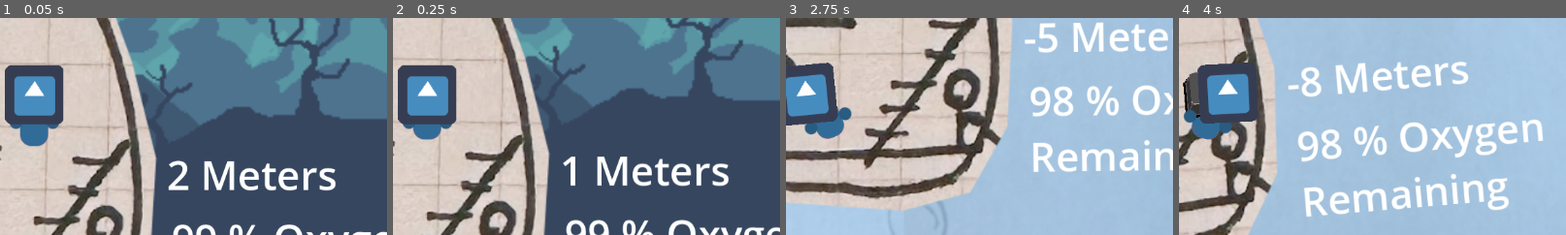
Above: before the commit, frames 1-4 (left to right).
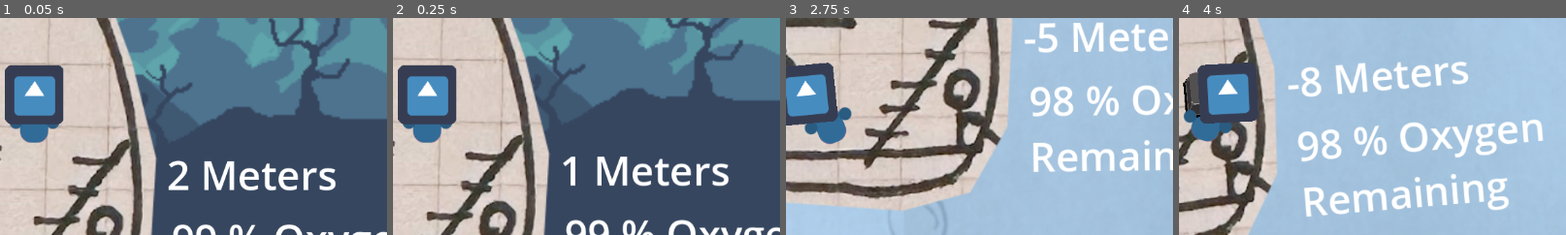
Above: after the commit, the same moments.

Repository: calzila/GGJ_2025
Game: Godot game, scene res://Overworld.tscn
Two runs of this game, one before a commit and one after it. Both use one fixed random seed, a clock stepped at 60 frames per second and the inputs below. The engine's default icon, where the game draws it, is replaced by a stand-in: a white triangle on a blue panel in a dark square.
Inputs:
- Up to frame 1 (0.05 s): no input
- Up to frame 2 (0.25 s): no input
- Up to frame 3 (2.75 s): tap Enter (ui_accept) at 0.5, 0.77, 1.52 s; hold D (move_right) 0.53-2.03 s; tap E (Grab) at 0.6, 1.35, 2.1 s; hold A (move_left) from 2.03 s (still down)
- Up to frame 4 (4 s): release A (move_left) at 2.78 s; hold D (move_right) from 2.78 s (still down); tap E (Grab) at 2.85, 3.6 s; tap Enter (ui_accept) at 3.02, 3.77 s
The pictures show only the part of the screen within x 46-95%, y 31-80%; the shares and areas given below are measured in that part.

The runs differ from the first frame. In frame 1, 0.2% of the frame differs, in the area x 5-13%, y 52-60%; in frame 2, 0.2%; in frame 3, 0.2%, in the area x 8-16%, y 41-59%; in frame 4, 0.1%.
Error in both runs: Invalid assignment of property or key 'playerIsHolding' with value of type 'bool' on a base object of type 'Nil'. (res://grabber.gd:46)

Commit message:
Matching bob speed to movement speed

Diff:
--- a/character.gd
+++ b/character.gd
@@ -5,6 +5,8 @@
 const JUMP_VELOCITY = -700.0
 
 var holdingLever = false
+
+@export var theSub: Node2D
 
 var hand_L
 var hand_R
@@ -27,10 +29,12 @@
 
 	# Bob the player
 	var velocity = linear_velocity
-	var bobBase = sin(Time.get_ticks_msec() / 1000.0 * 15)
+	velocity = Vector2(velocity.x, 0)
+	velocity = velocity.length()
+	print(velocity * 0.02)
+
+	var bobBase = sin(Time.get_ticks_msec() / 1000.0 * (velocity * 0.015))
 	$Body.position = (Vector2(0,-32.8) + (Vector2(0,bobBase * 5)))
-
-	print(velocity.length())
 
 	var headLookDirection = linear_velocity.normalized()
 	headLookDirection = Vector2(headLookDirection.x * 0.35, headLookDirection.y * 0.08)
--- a/overworld.gd
+++ b/overworld.gd
@@ -5,6 +5,7 @@
 func _ready() -> void:
 	# Set the refs between Nodes, from here, the common parent.
 	$"The Sub".player = $Player
+	$Player.theSub = $"The Sub"
 
 	pass # Replace with function body.
 
